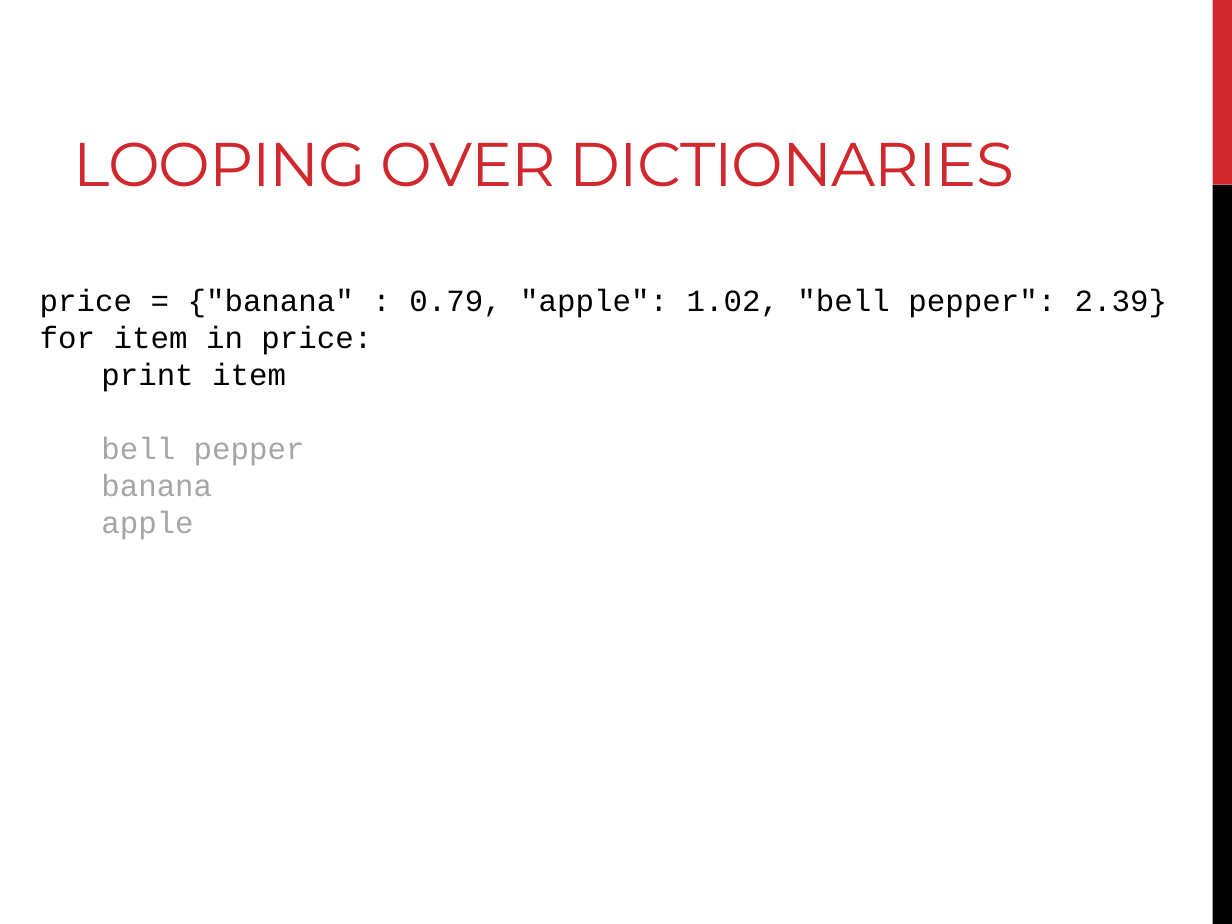
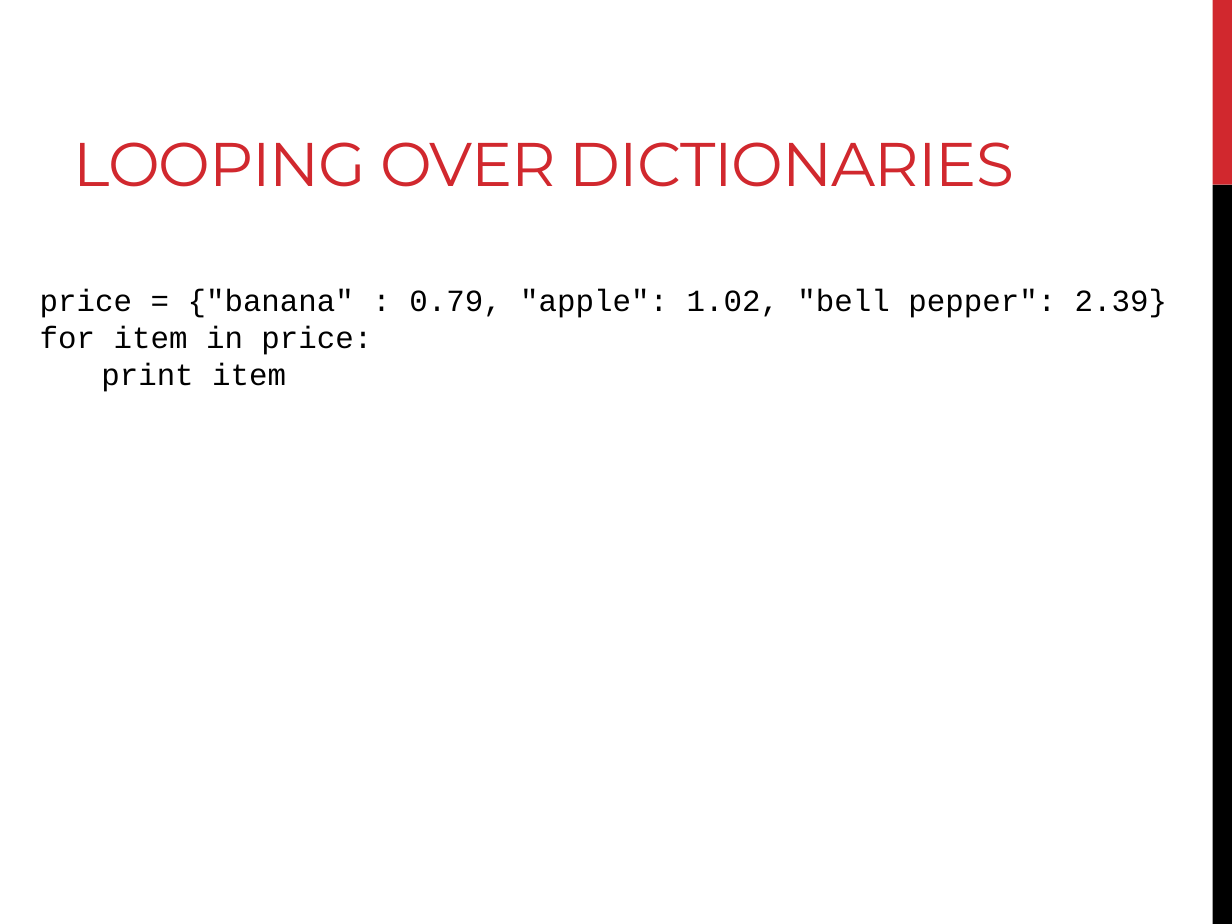
Before and after one commit to BjornFJohansson/ccbb_bigdata2015_python, a slide deck: slide 48 of slides/day2_slides.pptx (slide 43 before the commit). Drawn at 1232x924 pixels with LibreOffice and Linux fonts; fonts in the diff are those of the drawing. Boxes give left, top, right and bottom in pixels: in the first picture for what was removed or moved away, otherwise in the second. Text is boxed around its words. In the diff, an @@ line names an element or a change of style, - is before the commit and + after.

```diff
--- a/slides/day2_slides.pptx
+++ b/slides/day2_slides.pptx
@@ text at (101, 437, 305, 539): paragraphs removed @@
-bell pepper
-  banana
-  apple
```
Also in this commit, not shown: 3 other slides changed, 5 slides added, 7 other files.
